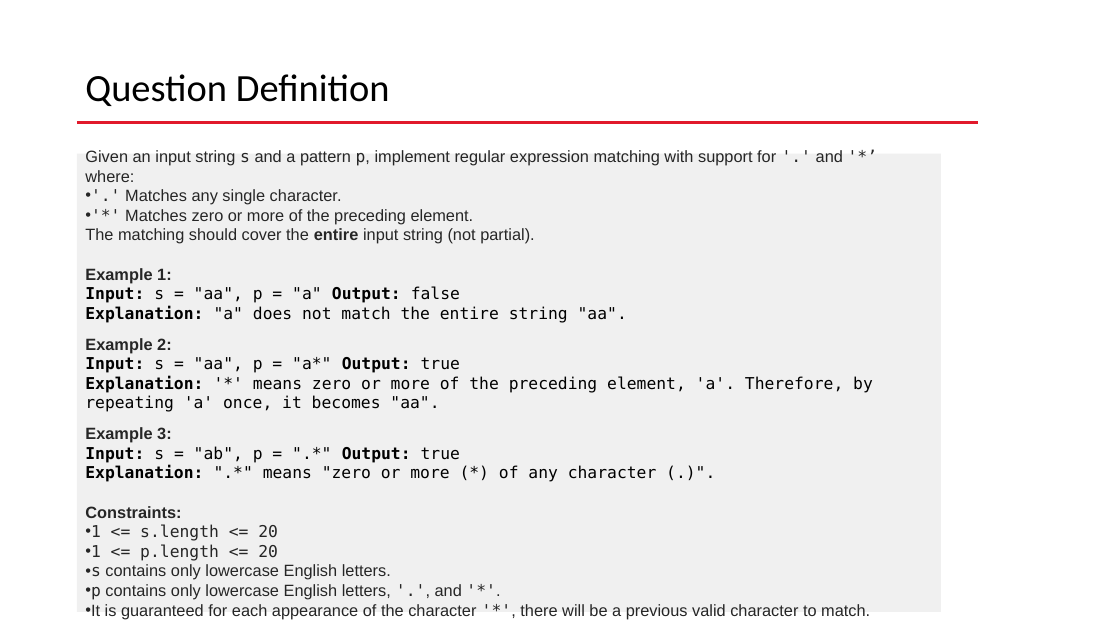
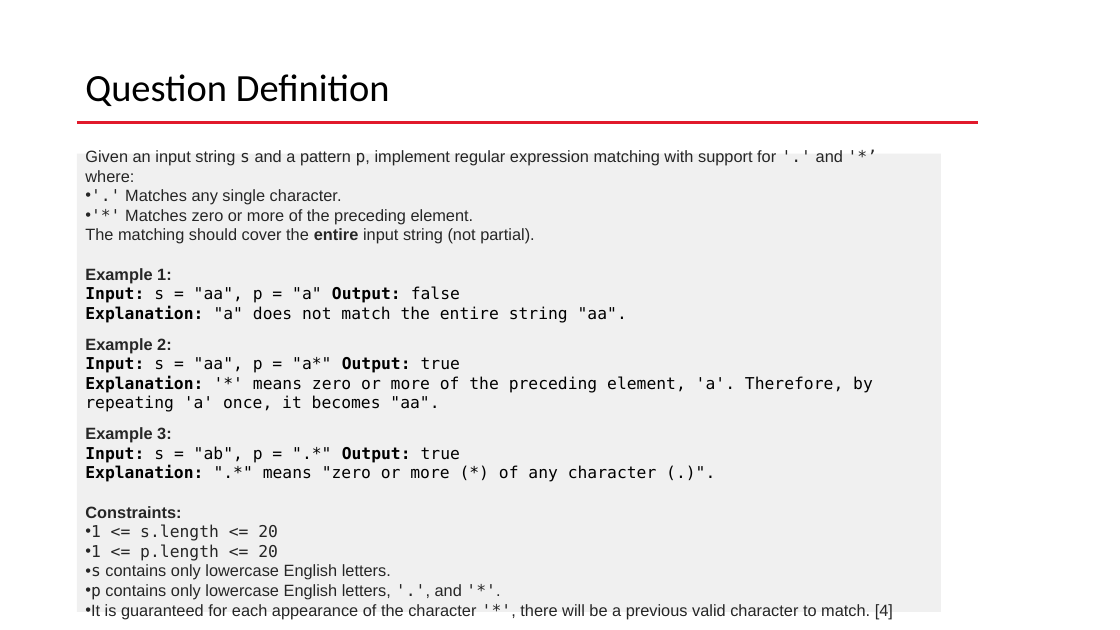
Before and after one commit to SizhiChen/5008-inClass-Presentation, a slide deck: slide 2 of presentation.pptx. Drawn at 1120x630 pixels with LibreOffice and Linux fonts; fonts in the diff are those of the drawing; background and template pictures are left out. Boxes give left, top, right and bottom in pixels: in the first picture for what was removed or moved away, otherwise in the second. Text is boxed around its words. In the diff, an @@ line names an element or a change of style, - is before the commit and + after.

```diff
--- a/presentation.pptx
+++ b/presentation.pptx
@@ text at (85, 604, 893, 619): text changed @@
-• It is guaranteed for each appearance of the character '*', there will be a previous valid character to match.
+• It is guaranteed for each appearance of the character '*', there will be a previous valid character to match. [4]
```
Also in this commit, not shown: 4 other slides changed.
